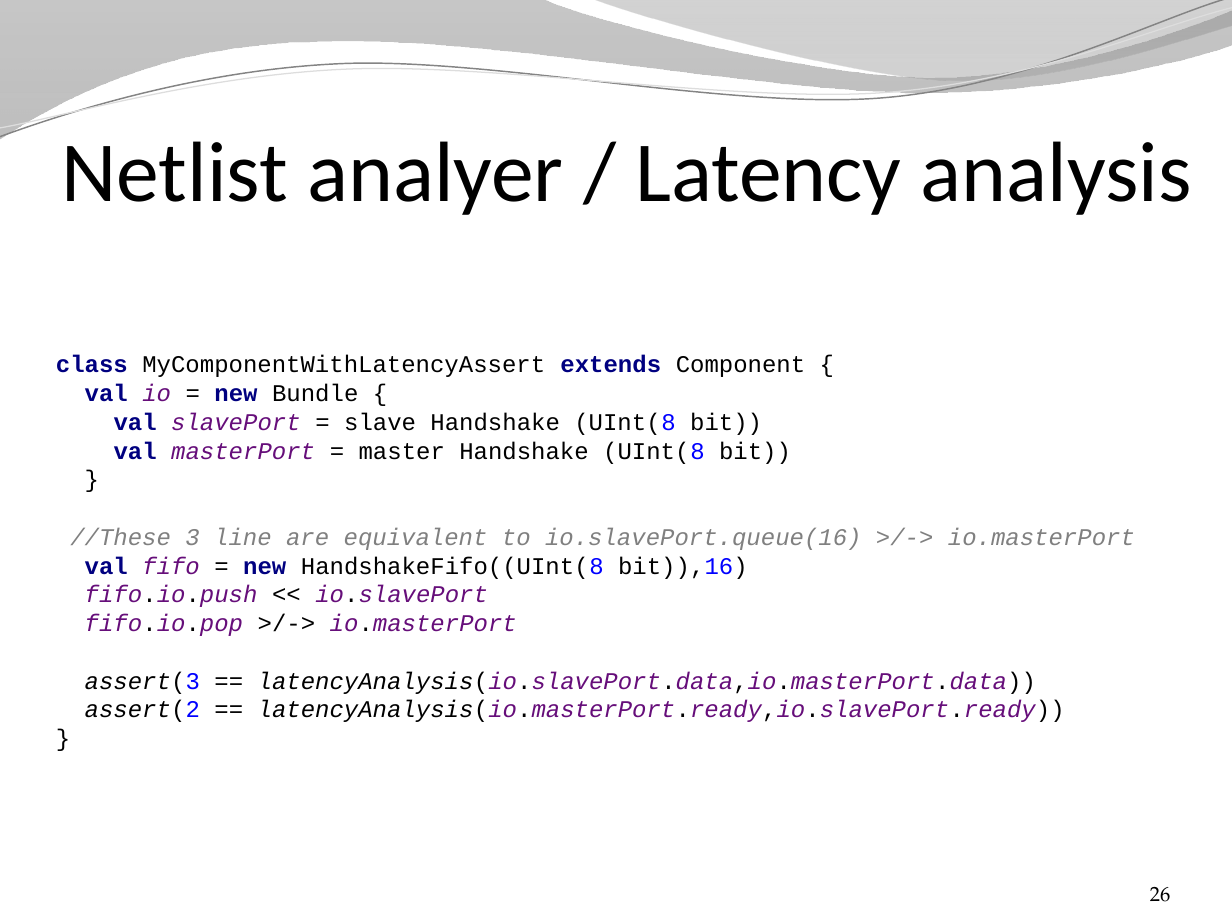
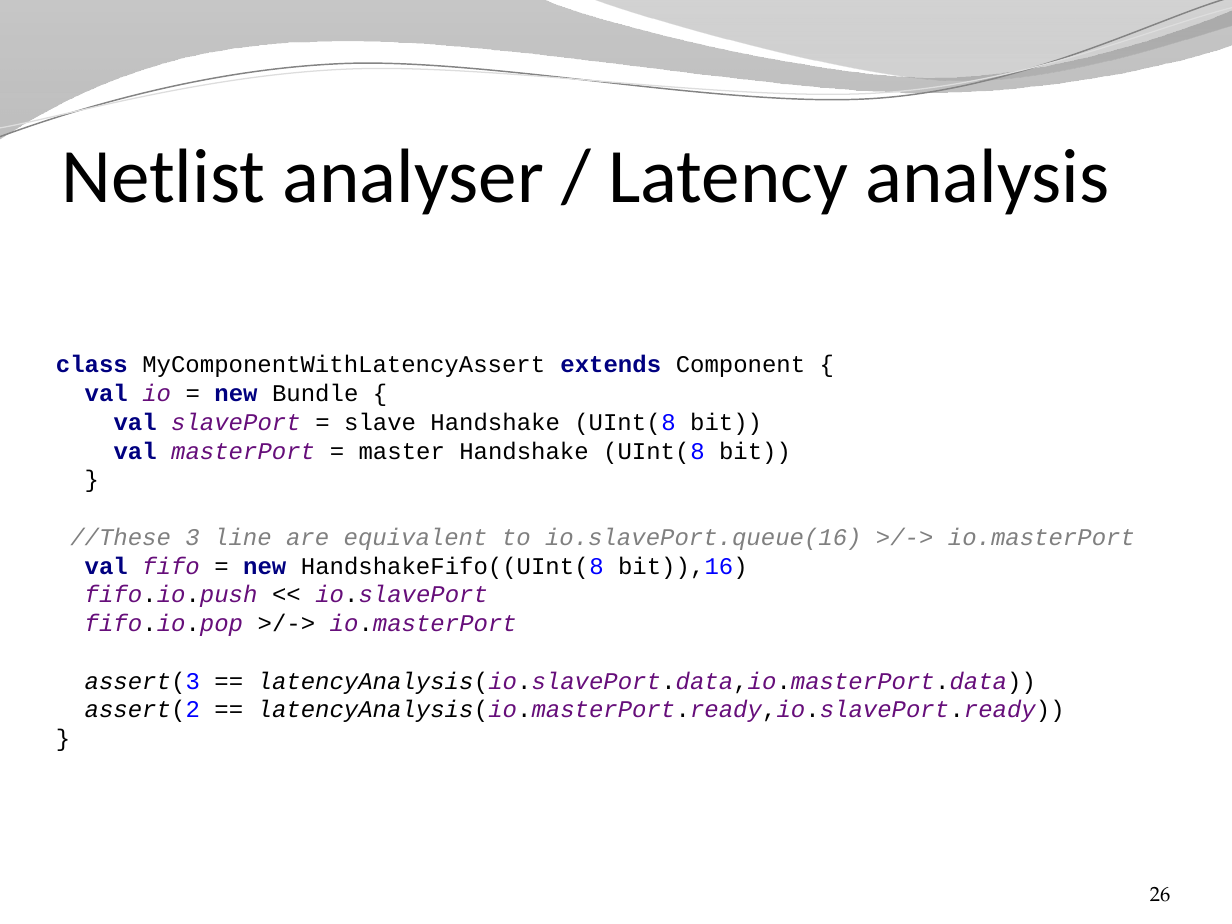
Before and after one commit to SpinalHDL/SpinalDoc, a slide deck: slide 26 of presentation/en/presentation.pptx. Drawn at 1232x924 pixels with LibreOffice and Linux fonts; fonts in the diff are those of the drawing; background and template pictures are left out. Boxes give left, top, right and bottom in pixels: in the first picture for what was removed or moved away, otherwise in the second. Text is boxed around its words. In the diff, an @@ line names an element or a change of style, - is before the commit and + after.

```diff
--- a/presentation/en/presentation.pptx
+++ b/presentation/en/presentation.pptx
@@ title at [62, 148, 1109, 215]: text changed; size 50 to 45 pt @@
-Netlist analyer / Latency analysis
+Netlist analyser / Latency analysis
```
Also in this commit, not shown: 1 other file.
